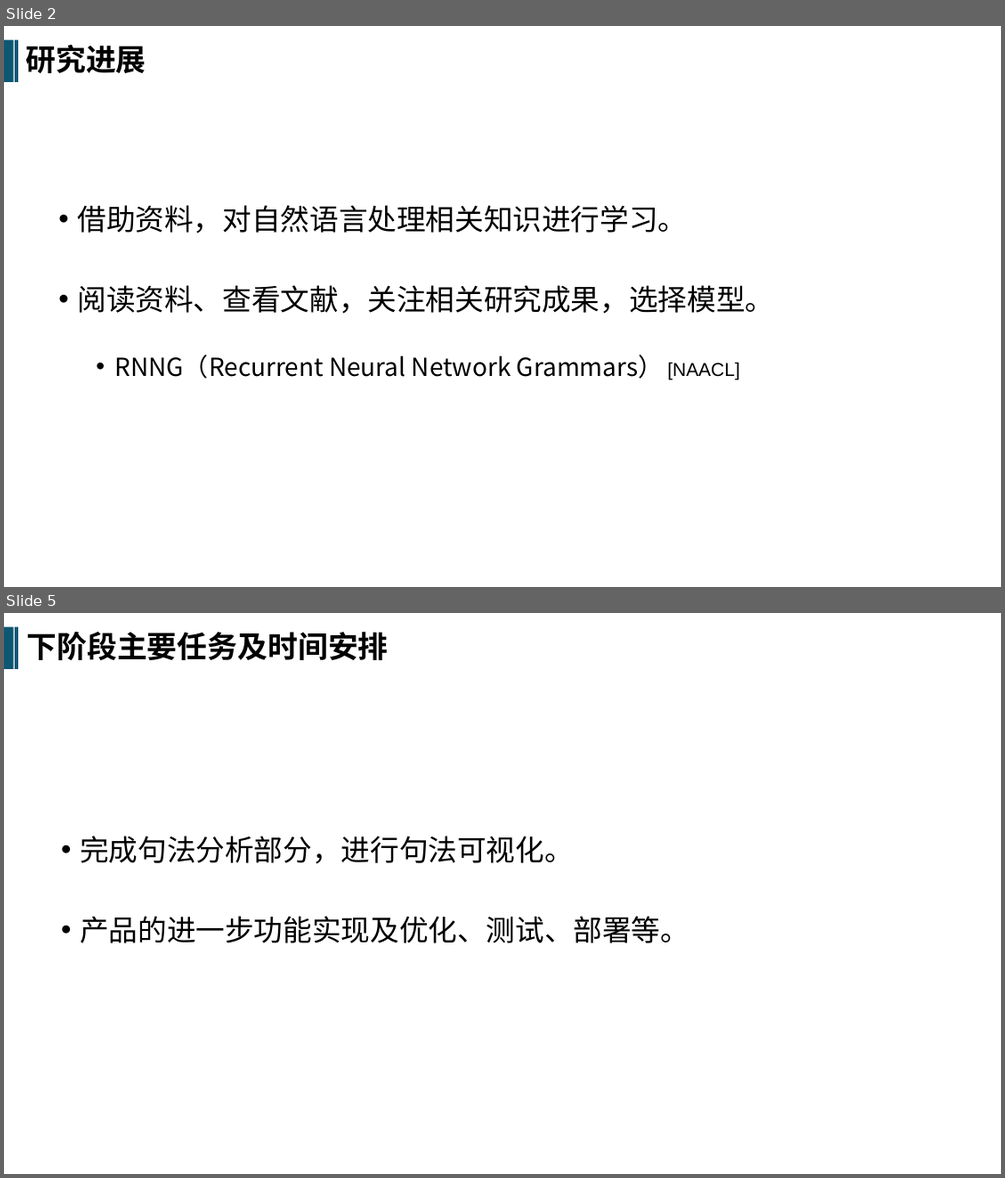
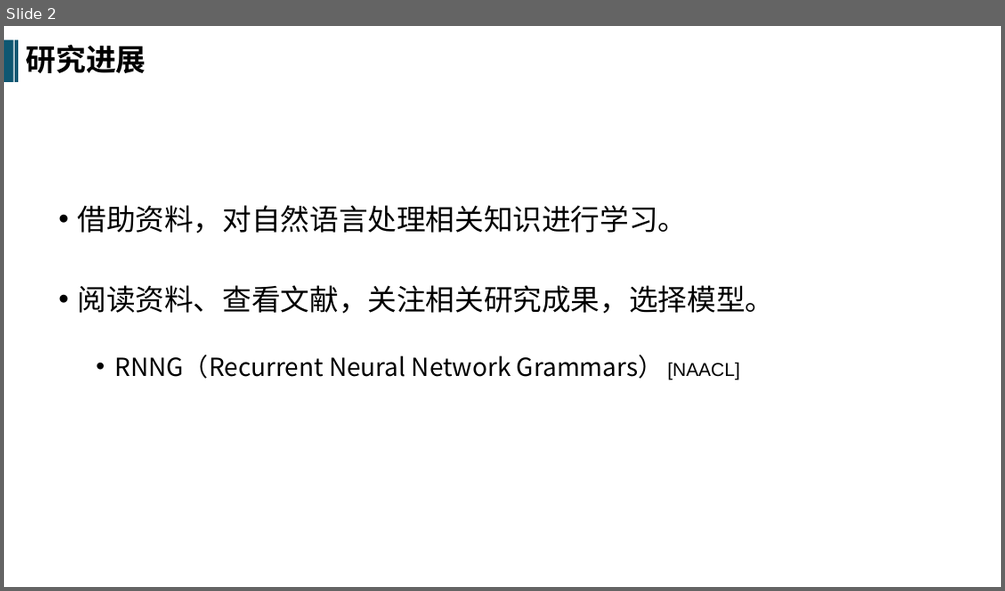
Before and after one commit to SRTPnsxjhw/SRTP, a slide deck: Notes_JHW/中期.pptx. Shown one above the other, each under a label of ours: slides 2 and 5 before the commit, slide 2 after it; the slides between them are not shown. The pictures are 1005x1178 and 1005x591 pixels, drawn with LibreOffice and Linux fonts; fonts in the diff are those of the drawing. Boxes give left, top, right and bottom in pixels: in the first picture for what was removed or moved away, otherwise in the second. Text is boxed around its words. In the diff, an @@ line names an element or a change of style, - is before the commit and + after.

```diff
--- a/Notes_JHW/中期.pptx
+++ b/Notes_JHW/中期.pptx
@@ slide 5 removed at [4, 613, 1001, 1174], background #FFFFFF @@
@@ rectangle removed at [4, 627, 14, 669] @@
@@ rectangle removed at [15, 627, 18, 669] @@
@@ text removed at [27, 632, 388, 660] @@
-下阶段主要任务及时间安排
@@ text removed at [80, 835, 689, 943] @@
-• 完成句法分析部分，进行句法可视化。
-• 产品的进一步功能实现及优化、测试、部署等。
```
Also in this commit, not shown: 2 slides changed, 2 slides added, 2 other files.
